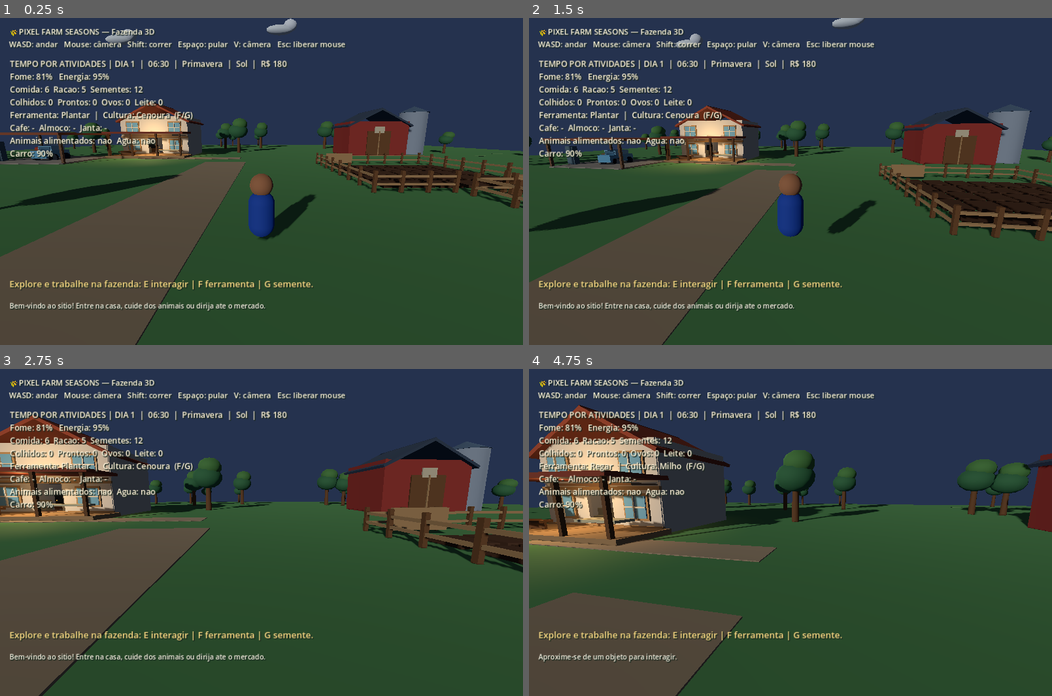
Above: before the commit, frames 1-4 (two rows, left to right).
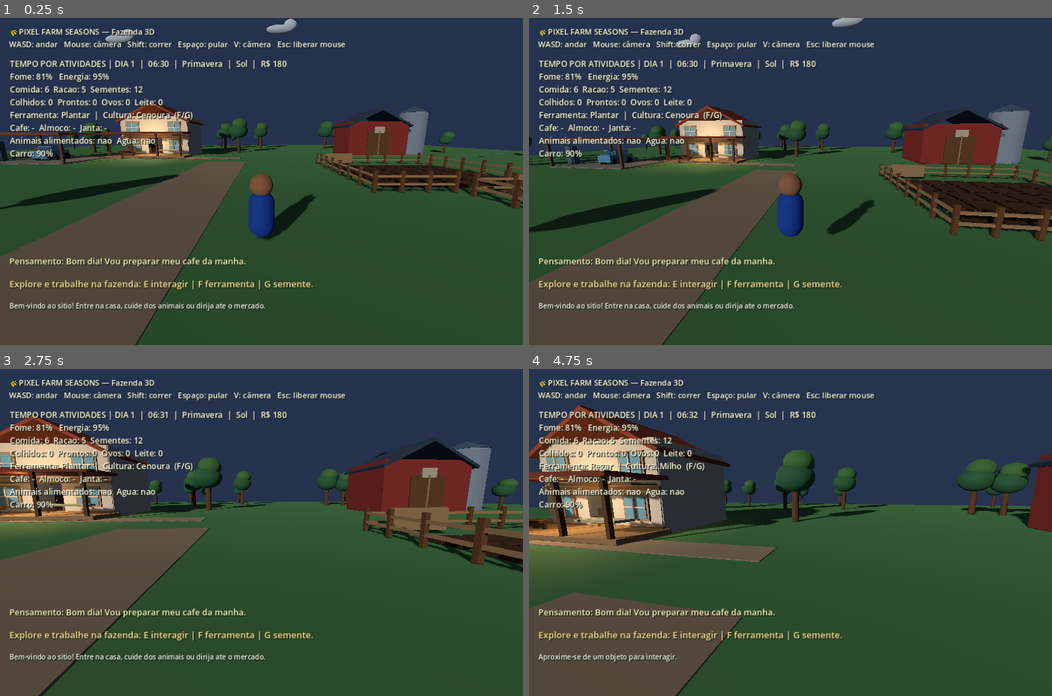
Above: after the commit, the same moments.

Repository: juniordev830/pixel-farm-seasons
Game: Godot game, scene res://scenes/farm_world.tscn
Two runs of this game, one before a commit and one after it. Both use one fixed random seed, a clock stepped at 60 frames per second and the inputs below.
Inputs (mouse positions are in pixels of both pictures, inside the frame that each line leads up to):
- Up to frame 1 (0.25 s): no input
- Up to frame 2 (1.5 s): tap Enter at 0.5 s; move the mouse to (816, 181) at 0.52 s; hold Ctrl (crouch) 0.53-1.28 s; hold W (move_forward) from 0.53 s (still down); tap Space (jump) at 0.77 s; move the mouse to (764, 181) at 1.27 s; tap Shift (sprint) at 1.35 s
- Up to frame 3 (2.75 s): keep holding W (move_forward); tap Space (jump) at 1.52 s; move the mouse to (271, 525) at 2.02 s; hold V (toggle_camera) from 2.03 s (still down)
- Up to frame 4 (4.75 s): keep holding W (move_forward); move the mouse to (785, 539) at 2.77 s; release V (toggle_camera) at 2.78 s; tap F at 2.85 s; tap Space (jump) at 3.02, 3.77, 4.52 s; move the mouse to (827, 535) at 3.52 s; tap G at 3.6 s; move the mouse to (748, 529) at 4.27 s; tap E at 4.35 s

The runs differ from the first frame. In frame 1, 0.6% of the frame differs, in the area x 1-100%, y 36-77%; in frame 2, 0.7%; in frame 3, 0.7%; in frame 4, 0.9%, in the area x 0-100%, y 13-77%.

Commit message:
feat(clock): keep time moving at idle and show schedule-based farmer thoughts

Diff:
--- a/godot/scripts/life_sim.gd
+++ b/godot/scripts/life_sim.gd
@@ -6,12 +6,14 @@
 const SAVE_PATH := "user://pixel_farm_life_save.json"
 const DAY_MINUTES := 1440.0
 const TimeRules = preload("res://scripts/rural_time.gd")
+const Schedule = preload("res://scripts/rural_schedule.gd")
 
 var farmer: CharacterBody3D
 var car: CharacterBody3D
 var hud_stats: Label
 var hud_hint: Label
 var hud_notice: Label
+var hud_thought: Label
 var farm_system: Node3D
 var tv_screen: MeshInstance3D
 var notebook_screen: MeshInstance3D
@@ -44,6 +46,8 @@
 var save_tick := 0.0
 var lighting_tick := 0.0
 var last_travel_position := Vector3.ZERO
+var last_reminder_id := ""
+var reminder_day := 0
 
 
 func _ready() -> void:
@@ -69,6 +73,7 @@
     last_travel_position = farmer.global_position
     _refresh_devices()
     _update_light()
+    _refresh_reminder()
     _announce("Bem-vindo ao sitio! Entre na casa, cuide dos animais ou dirija ate o mercado.")
     initialized = true
 
@@ -310,6 +315,16 @@
     hud_notice.add_theme_constant_override("shadow_offset_y", 2)
     layer.add_child(hud_notice)
 
+    hud_thought = Label.new()
+    hud_thought.name = "FarmerThought"
+    hud_thought.position = Vector2(23, 580)
+    hud_thought.add_theme_font_size_override("font_size", 21)
+    hud_thought.add_theme_color_override("font_color", Color("#fff0b0"))
+    hud_thought.add_theme_color_override("font_shadow_color", Color("#12241f"))
+    hud_thought.add_theme_constant_override("shadow_offset_x", 2)
+    hud_thought.add_theme_constant_override("shadow_offset_y", 2)
+    layer.add_child(hud_thought)
+
 
 func _add_interaction(title: String, at: Vector3, kind: String, distance: float = 2.7) -> void:
     interactions.append({"title": title, "at": at, "kind": kind, "distance": distance})
@@ -335,8 +350,9 @@
 func _process(delta: float) -> void:
     if not initialized:
         return
-    # A hora nao anda so porque o usuario deixou o jogo aberto.
-    # Apenas deslocamento e atividades do fazendeiro avancam o relogio.
+    # Sistema hibrido: o relogio avanca inclusive se o jogador estiver parado.
+    # Atividades e deslocamentos tambem acrescentam tempo ao passar dos minutos.
+    advance_minutes(delta * TimeRules.REALTIME_MINUTES_PER_SECOND)
     _measure_travel()
     save_tick += delta
     if save_tick > 30.0:
@@ -359,7 +375,27 @@
         minutes -= DAY_MINUTES
         day += 1
         _daily_reset()
+    _refresh_reminder()
     _update_light()
+
+
+func _refresh_reminder() -> void:
+    if hud_thought == null:
+        return
+    if reminder_day != day:
+        reminder_day = day
+        last_reminder_id = ""
+    var current: Dictionary = Schedule.current_prompt(minutes, meals, cow_fed, animals_watered, energy)
+    if current.is_empty():
+        hud_thought.text = ""
+        last_reminder_id = ""
+        return
+    var key := String(current["id"])
+    var phrase := String(current["text"])
+    hud_thought.text = "Pensamento: " + phrase
+    if key != last_reminder_id:
+        last_reminder_id = key
+        _announce(phrase)
 
 
 func _measure_travel() -> void:
@@ -566,6 +602,7 @@
     minutes = 390.0
     _daily_reset()
     _reset_travel_position()
+    _refresh_reminder()
     hunger = maxf(35.0, hunger - 10.0)
     energy = 100.0
     _announce("Bom dia! O fazendeiro dormiu e acordou as 06:30.")
@@ -581,6 +618,7 @@
     eggs_collected = false
     meals = {"cafe": false, "almoco": false, "jantar": false}
     ready_meal = false
+    last_reminder_id = ""
 
 
 func _enter_car() -> void:
